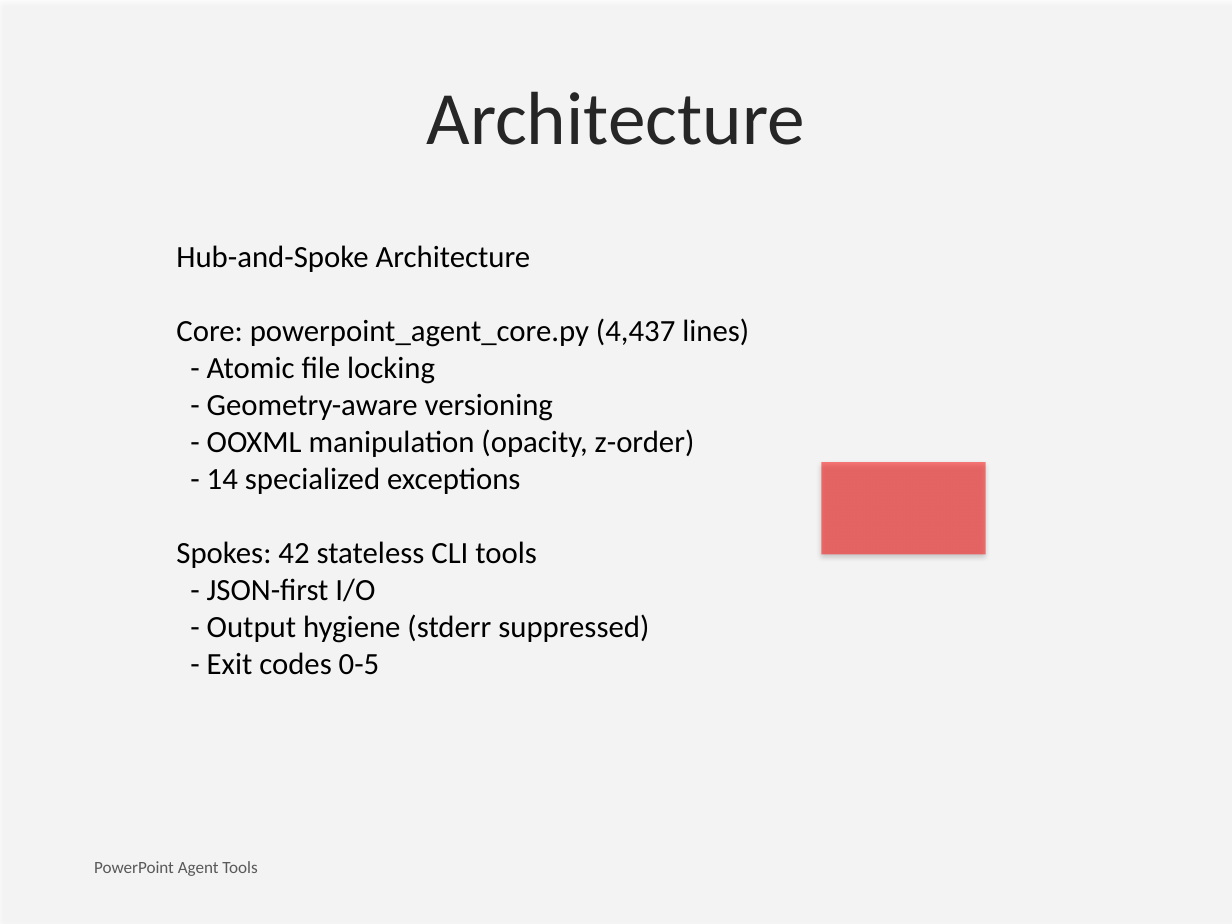
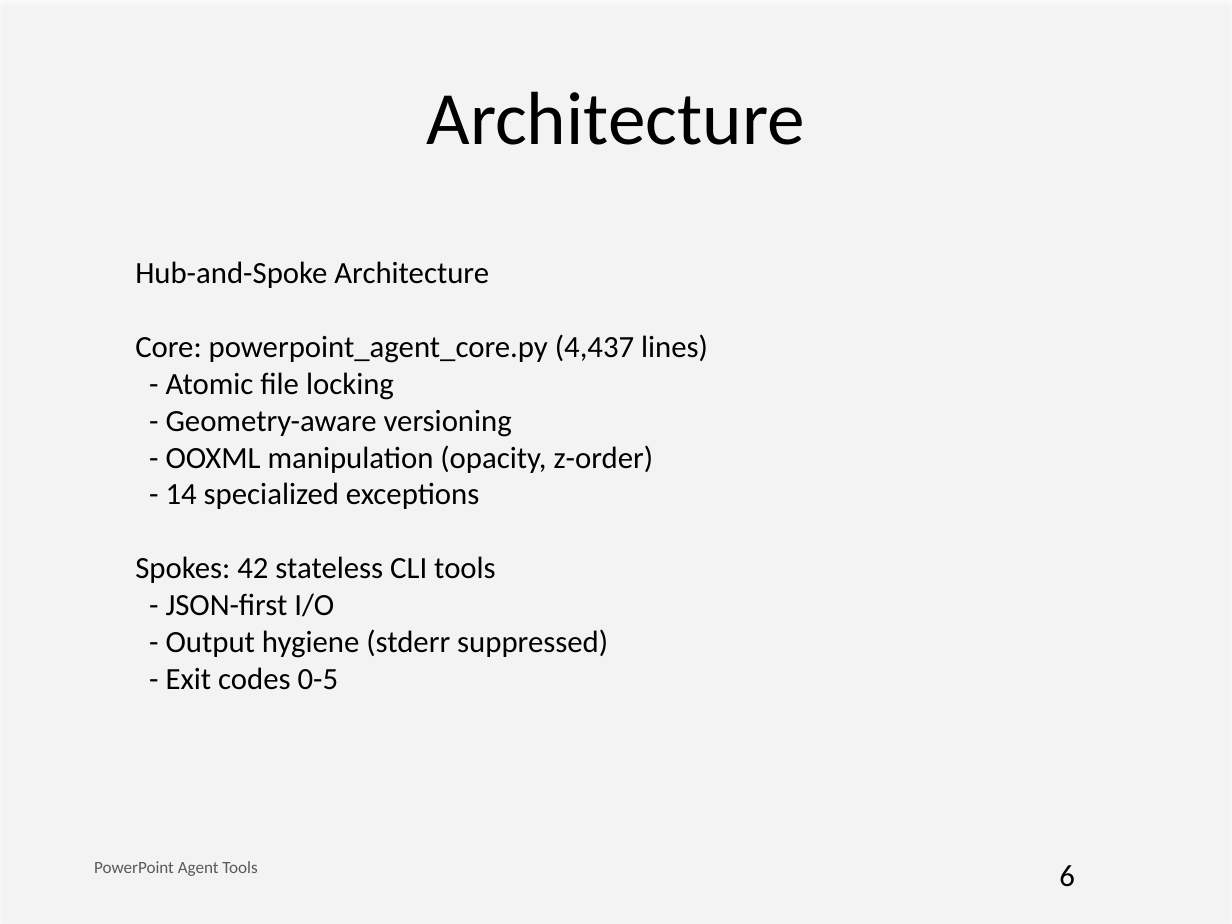
Before and after one commit to nordeim/powerpoint-agent-tool, a slide deck: slide 6 of e2e_test_deck.pptx. Drawn at 1232x924 pixels with LibreOffice and Linux fonts; fonts in the diff are those of the drawing. Boxes give left, top, right and bottom in pixels: in the first picture for what was removed or moved away, otherwise in the second. Text is boxed around its words. In the diff, an @@ line names an element or a change of style, - is before the commit and + after.

Commit message:
e2e add more tools

```diff
--- a/e2e_test_deck.pptx
+++ b/e2e_test_deck.pptx
@@ text "Hub-and-Spoke Architecture": place and size @@
-text "Hub-and-Spoke Architecture" at [176, 245, 749, 675]
+text "Hub-and-Spoke Architecture" at [135, 261, 708, 690]
@@ rectangle removed at [822, 462, 986, 554] @@
@@ text added at [1059, 865, 1075, 887], 18 pt, text #000000 @@
+6
```
Also in this commit, not shown: 6 other slides changed, 7 other files.
